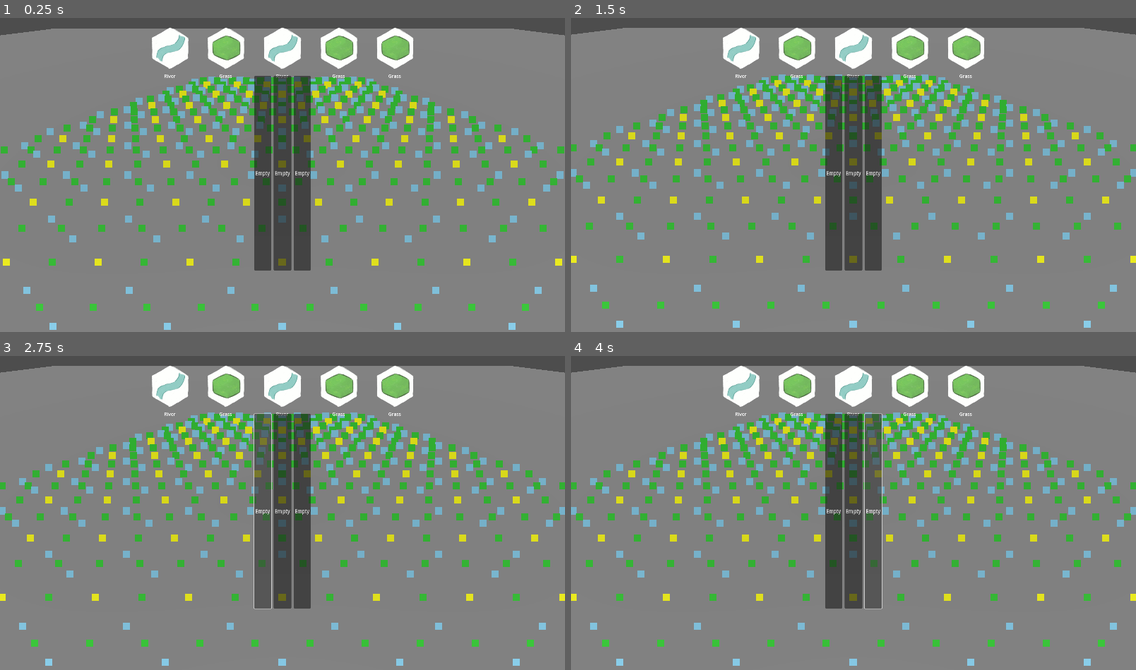
Above: before the commit, frames 1-4 (two rows, left to right).
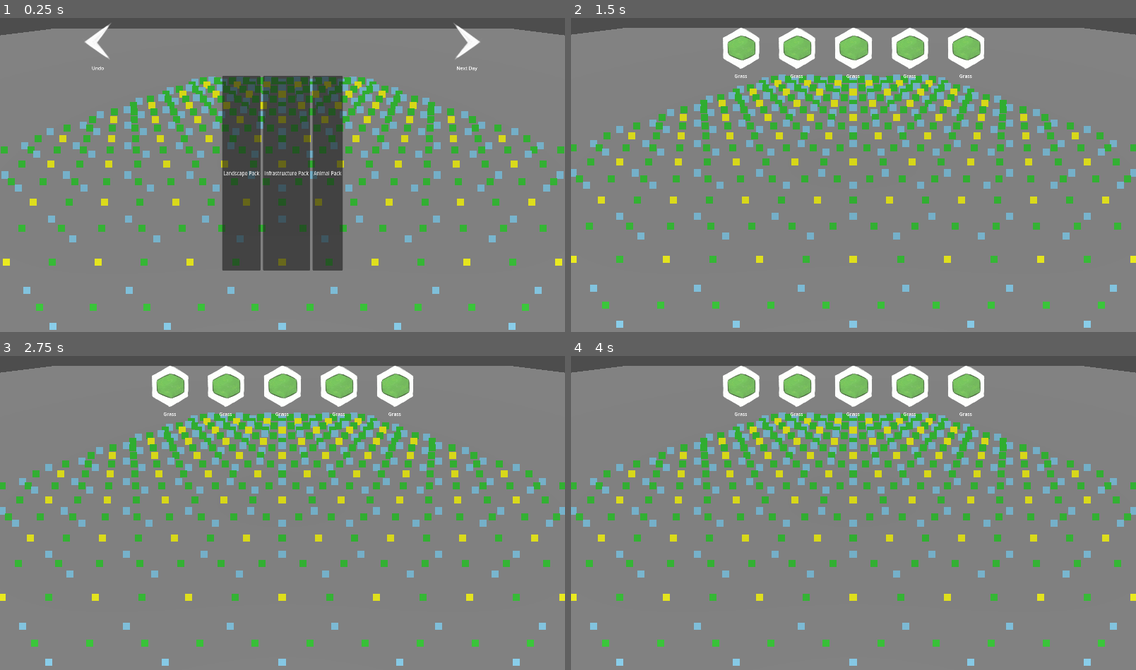
Above: after the commit, the same moments.

Repository: justfordoener/schmuck-of-schmiles
Game: Godot game, scene res://scenes/module_sandbox.tscn
The game is run twice, just before and just after one commit, with the same random seed, the same clock (stepped at 60 frames per second) and the same inputs.
Inputs (mouse positions are in pixels of both pictures, inside the frame that each line leads up to):
- Up to frame 1 (0.25 s): no input
- Up to frame 2 (1.5 s): click (1039, 39) at 0.52 s; click (813, 171) at 1.25 s, where only the run after the commit has a clickable "Landscape Pack"
- Up to frame 3 (2.75 s): click (265, 509) at 2 s, where only the run before the commit has a clickable "Empty"
- Up to frame 4 (4 s): click (853, 509) at 2.75 s, where only the run before the commit has a clickable "Empty"; click (870, 509) at 3.5 s, where only the run before the commit has a clickable "Empty"

The runs differ from the first frame. In frame 1, 11% of the frame differs, in the area x 15-85%, y 1-81%; in frame 2, 6.4%; in frame 3, 6.6%; in frame 4, 6.6%.

Commit message:
Tile Pack choice added

Diff:
--- a/book_of_tiles_godot/scenes/user_interface/HUD_canvas.tscn
+++ b/book_of_tiles_godot/scenes/user_interface/HUD_canvas.tscn
@@ -5,8 +5,12 @@
 [ext_resource type="Texture2D" uid="uid://eohnhlx87ee7" path="res://assets/2D/textures/playtest/next_day.png" id="3_bpem0"]
 [ext_resource type="PackedScene" uid="uid://c2q2ys53elenm" path="res://scenes/user_interface/menus/pause_ui.tscn" id="4_dmdn1"]
 
-[node name="UI" type="CanvasLayer"]
+[node name="UI" type="CanvasLayer" node_paths=PackedStringArray("pack_selection_overlay", "pack_button_1", "pack_button_2", "pack_button_3")]
 script = ExtResource("1_3eudk")
+pack_selection_overlay = NodePath("TilePacks")
+pack_button_1 = NodePath("TilePacks/TilePackSelection/PackButton1")
+pack_button_2 = NodePath("TilePacks/TilePackSelection/PackButton2")
+pack_button_3 = NodePath("TilePacks/TilePackSelection/PackButton3")
 
 [node name="Control" type="Control" parent="."]
 layout_mode = 3
@@ -113,6 +117,7 @@
 vertical_alignment = 1
 
 [node name="TilePacks" type="Control" parent="."]
+visible = false
 layout_mode = 3
 anchors_preset = 15
 anchor_right = 1.0
@@ -120,7 +125,7 @@
 grow_horizontal = 2
 grow_vertical = 2
 
-[node name="PauseMenu" type="HBoxContainer" parent="TilePacks"]
+[node name="TilePackSelection" type="HBoxContainer" parent="TilePacks"]
 custom_minimum_size = Vector2(800, 660)
 layout_mode = 1
 anchors_preset = 8
@@ -136,23 +141,23 @@
 grow_vertical = 2
 alignment = 1
 
-[node name="Settings" type="Button" parent="TilePacks/PauseMenu" groups=["snappable_ui"]]
+[node name="PackButton1" type="Button" parent="TilePacks/TilePackSelection" groups=["snappable_ui"]]
 layout_mode = 2
 text = "Empty"
 
-[node name="Spacer" type="Control" parent="TilePacks/PauseMenu"]
+[node name="Spacer" type="Control" parent="TilePacks/TilePackSelection"]
 custom_minimum_size = Vector2(0, 20)
 layout_mode = 2
 
-[node name="BackToMenu" type="Button" parent="TilePacks/PauseMenu" groups=["snappable_ui"]]
+[node name="PackButton2" type="Button" parent="TilePacks/TilePackSelection" groups=["snappable_ui"]]
 layout_mode = 2
 text = "Empty"
 
-[node name="Spacer2" type="Control" parent="TilePacks/PauseMenu"]
+[node name="Spacer2" type="Control" parent="TilePacks/TilePackSelection"]
 custom_minimum_size = Vector2(0, 20)
 layout_mode = 2
 
-[node name="CloseMenu" type="Button" parent="TilePacks/PauseMenu" groups=["snappable_ui"]]
+[node name="PackButton3" type="Button" parent="TilePacks/TilePackSelection" groups=["snappable_ui"]]
 layout_mode = 2
 text = "Empty"
 
--- a/book_of_tiles_godot/scenes/user_interface/tile cards/tile_card_beaver.tscn
+++ b/book_of_tiles_godot/scenes/user_interface/tile cards/tile_card_beaver.tscn
@@ -9,8 +9,6 @@
 tile = ExtResource("2_w6ykq")
 themes = 1
 weight_animals = 1
-weight_infrastructure = 1
-weight_landscape = 1
 
 [node name="TextureButton" parent="VBoxContainer" index="0" groups=["snappable_ui"]]
 texture_normal = ExtResource("3_v7l15")
--- a/book_of_tiles_godot/scenes/user_interface/tile cards/tile_card_grass.tscn
+++ b/book_of_tiles_godot/scenes/user_interface/tile cards/tile_card_grass.tscn
@@ -8,8 +8,6 @@
 anchors_preset = 0
 tile = ExtResource("2_djcye")
 themes = 1
-weight_animals = 1
-weight_infrastructure = 1
 weight_landscape = 1
 
 [node name="VBoxContainer" parent="." index="0"]
--- a/book_of_tiles_godot/scenes/user_interface/tile cards/tile_card_river.tscn
+++ b/book_of_tiles_godot/scenes/user_interface/tile cards/tile_card_river.tscn
@@ -8,9 +8,7 @@
 anchors_preset = 0
 tile = ExtResource("2_2nl88")
 themes = 1
-weight_animals = 1
 weight_infrastructure = 1
-weight_landscape = 1
 
 [node name="TextureButton" parent="VBoxContainer" index="0" groups=["snappable_ui"]]
 texture_normal = ExtResource("3_ri382")
--- a/book_of_tiles_godot/scripts/UI/tile_card.gd
+++ b/book_of_tiles_godot/scripts/UI/tile_card.gd
@@ -33,3 +33,10 @@
 
 func is_in_theme(theme_flag : int) -> bool:
 	return (themes & theme_flag) != 0
+
+static func get_pack_name(pack_flag : int) -> String:
+	match pack_flag:
+		PACK_ANIMALS: return "Animal Pack"
+		PACK_INFRASTRUCTURE: return "Infrastructure Pack"
+		PACK_LANDSCAPE: return "Landscape Pack"
+	return "Unknown"
--- a/book_of_tiles_godot/scripts/managers/UI_manager.gd
+++ b/book_of_tiles_godot/scripts/managers/UI_manager.gd
@@ -4,6 +4,12 @@
 @onready var hand_hbox : HBoxContainer = $Control/MarginContainer/HBoxContainer/MarginContainer/HandAreaHBox
 @onready var turn_over : VBoxContainer = $Control/MarginContainer/HBoxContainer/TurnOver/TurnOverButtonVBox
 @onready var undo : VBoxContainer = $Control/MarginContainer/HBoxContainer/Undo/UndoButtonVBox
+
+@export var pack_selection_overlay : Control
+@export var pack_button_1 : Button
+@export var pack_button_2 : Button
+@export var pack_button_3 : Button
+var _day_started : bool = false
 
 @export var tile_card_directory : String
 var tile_cards : Array[PackedScene] = []
@@ -15,7 +21,8 @@
 
 func _ready():
 	_load_tile_cards()
-	refill_tiles()
+	#refill_tiles()
+	start_new_day()
 	_check_visibility()
 
 func _load_tile_cards():
@@ -98,7 +105,8 @@
 		undo.show()
 
 func _on_turnover_button_pressed() -> void:
-	refill_tiles()
+	#refill_tiles()
+	start_new_day()
 
 func _on_undo_button_pressed() -> void:
 	main_manager.undo()
@@ -136,3 +144,46 @@
 		if roll <= cumulative:
 			return card_scene
 	return available[-1]
+
+
+func start_new_day() -> void:
+	var offered_packs := _get_available_packs()
+
+	if _day_started:
+		pack_button_1.pressed.disconnect(_on_pack_chosen)
+		pack_button_2.pressed.disconnect(_on_pack_chosen)
+		pack_button_3.pressed.disconnect(_on_pack_chosen)
+	_day_started = true
+
+	pack_button_1.text = TileCard.get_pack_name(offered_packs[0])
+	pack_button_2.text = TileCard.get_pack_name(offered_packs[1])
+	pack_button_3.text = TileCard.get_pack_name(offered_packs[2])
+
+	pack_button_1.pressed.connect(_on_pack_chosen.bind(offered_packs[0]), CONNECT_ONE_SHOT)
+	pack_button_2.pressed.connect(_on_pack_chosen.bind(offered_packs[1]), CONNECT_ONE_SHOT)
+	pack_button_3.pressed.connect(_on_pack_chosen.bind(offered_packs[2]), CONNECT_ONE_SHOT)
+
+	pack_selection_overlay.show()
+
+func _get_available_packs() -> Array[int]:
+	var all_packs : Array[int] = [
+		TileCard.PACK_ANIMALS,
+		TileCard.PACK_INFRASTRUCTURE,
+		TileCard.PACK_LANDSCAPE
+	]
+	var valid_packs : Array[int] = []
+	for pack in all_packs:
+		for card_scene in tile_cards:
+			var instance := card_scene.instantiate() as TileCard
+			if instance.is_in_theme(active_theme) and instance.is_in_pack(pack):
+				valid_packs.append(pack)
+				instance.queue_free()
+				break
+			instance.queue_free()
+	valid_packs.shuffle()
+	return valid_packs.slice(0, 3)
+
+func _on_pack_chosen(pack : int) -> void:
+	active_pack = pack
+	pack_selection_overlay.hide()
+	refill_tiles()
